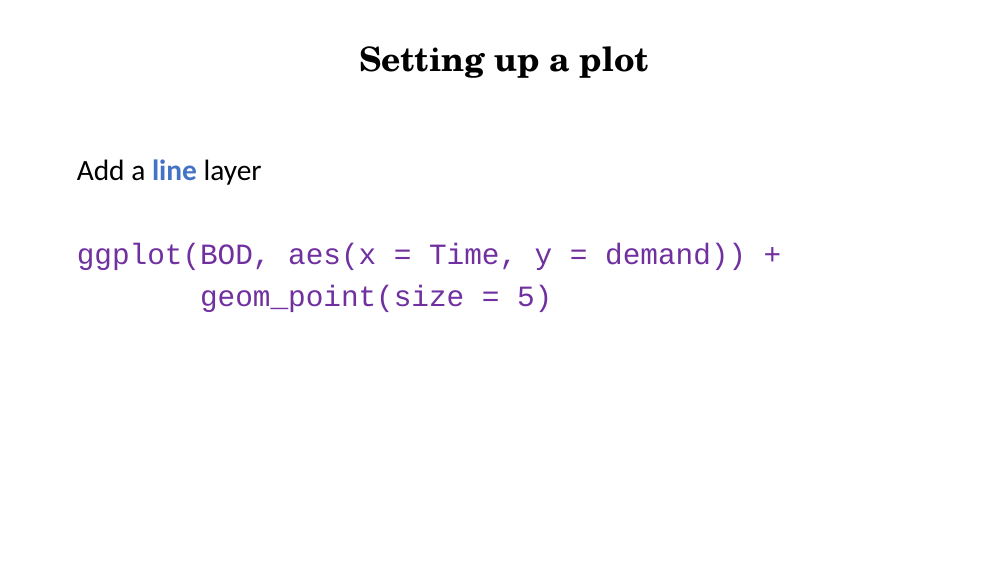
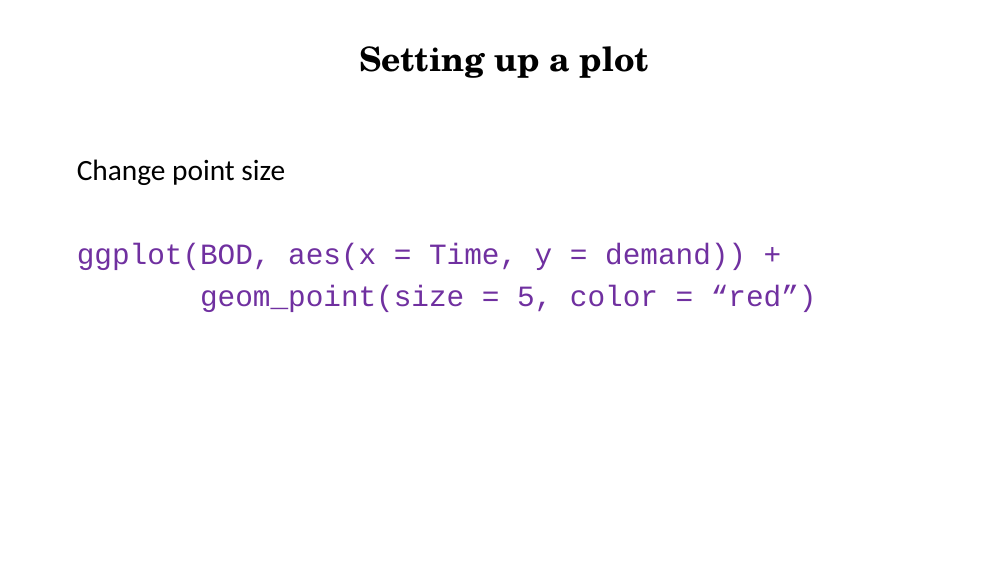
Before and after one commit to Ahmedbargheet/R-for-beginners_UiT, a slide deck: slide 24 of R_workshop_4.ppt (slide 20 before the commit). Drawn at 1008x567 pixels with LibreOffice and Linux fonts; fonts in the diff are those of the drawing. Boxes give left, top, right and bottom in pixels: in the first picture for what was removed or moved away, otherwise in the second. Text is boxed around its words. In the diff, an @@ line names an element or a change of style, - is before the commit and + after.

```diff
--- a/R_workshop_4.ppt
+++ b/R_workshop_4.ppt
@@ text at [77,159,285,185]: text changed @@
-Add a line layer
+Change point size
@@ text at [200,285,817,312]: text changed @@
-geom_point(size = 5)
+geom_point(size = 5, color = “red”)
```
Also in this commit, not shown: 4 other slides changed, 13 slides added, 59 slides removed.
